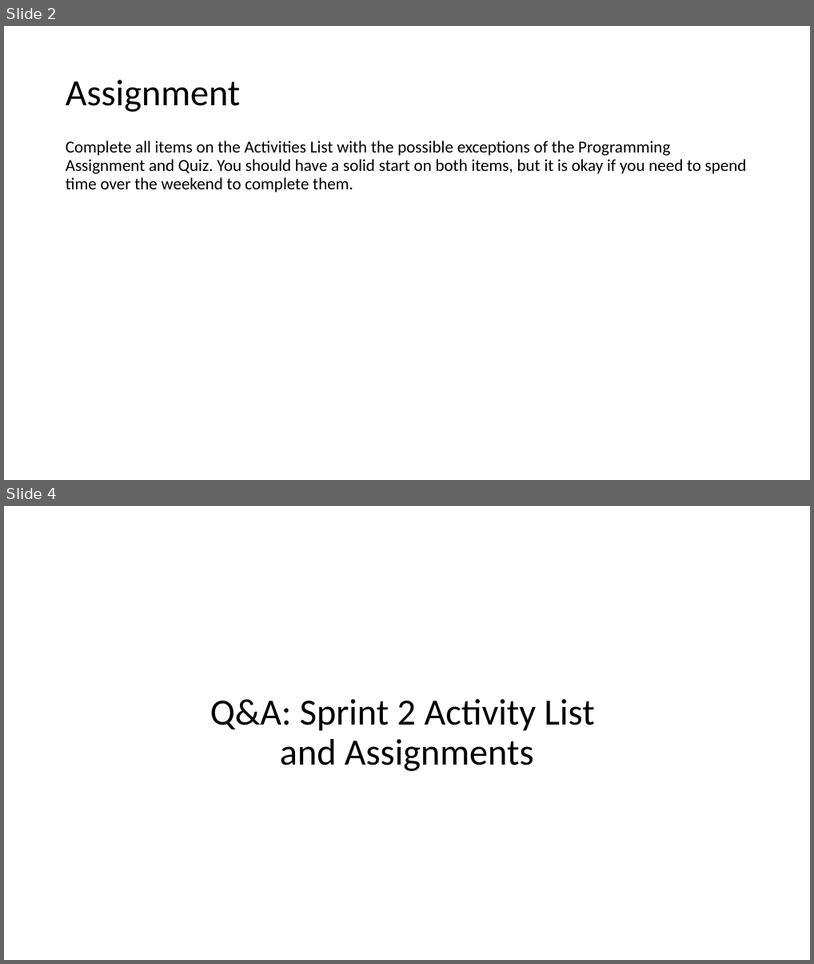
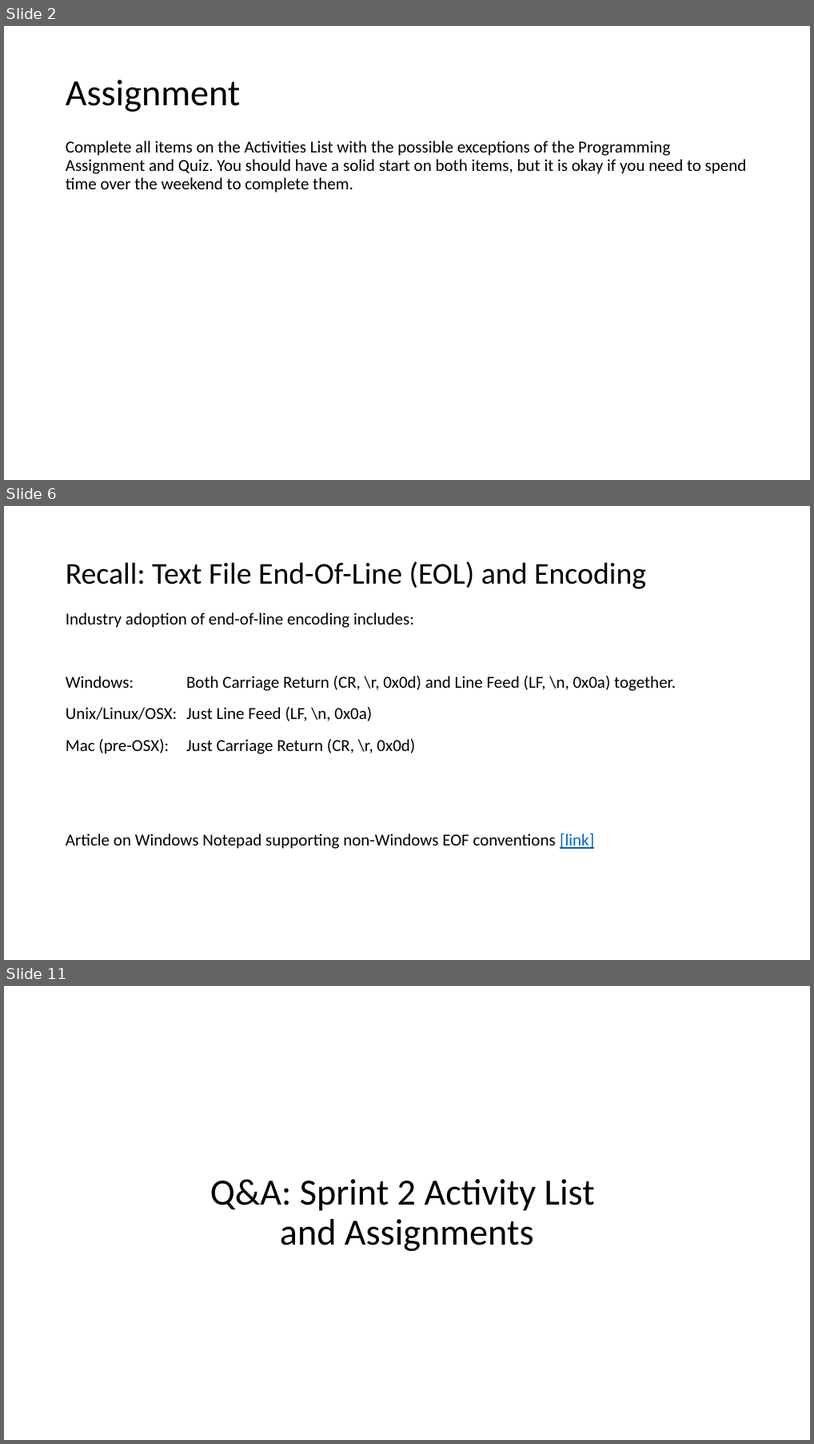
Before and after one commit to EricJPogue/CPSC-24500, a slide deck: lecture-slides/2019-09-18-oop.pptx. Shown one above the other, each under a label of ours: slides 2 and 4 before the commit, slides 2, 6 and 11 after it; the slides between them are not shown. The pictures are 814x964 and 814x1444 pixels, drawn with LibreOffice and Linux fonts; fonts in the diff are those of the drawing. Boxes give left, top, right and bottom in pixels: in the first picture for what was removed or moved away, otherwise in the second. Text is boxed around its words. In the diff, an @@ line names an element or a change of style, - is before the commit and + after.

```diff
--- a/lecture-slides/2019-09-18-oop.pptx
+++ b/lecture-slides/2019-09-18-oop.pptx
@@ slide 6 added at (4, 506, 810, 960), background #FFFFFF @@
@@ title added at (66, 561, 646, 589), 36 pt, text #000000 @@
+Recall: Text File End-Of-Line (EOL) and Encoding
@@ text added at (66, 612, 676, 848), 20 pt, text #000000 @@
+Industry adoption of end-of-line encoding includes:
+Windows: Both Carriage Return (CR, \r, 0x0d) and Line Feed (LF, \n, 0x0a) together.
+Unix/Linux/OSX: Just Line Feed (LF, \n, 0x0a)
+Mac (pre-OSX): Just Carriage Return (CR, \r, 0x0d)
+Article on Windows Notepad supporting non-Windows EOF conventions [link]
@@ what was slide 4 is now slide 11 @@
```
Also in this commit, not shown: 2 slides changed, 7 other slides added, 3 slides removed.
